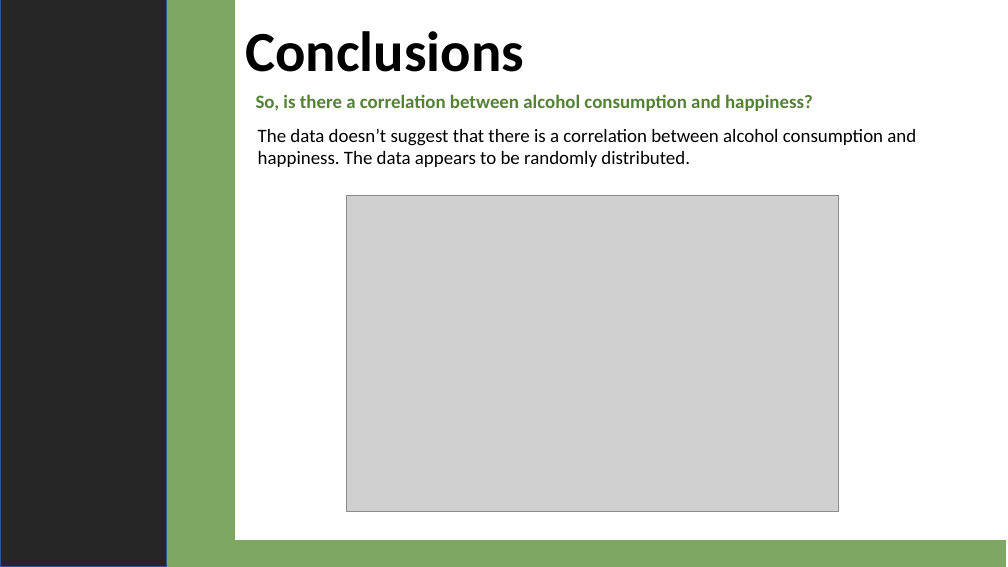
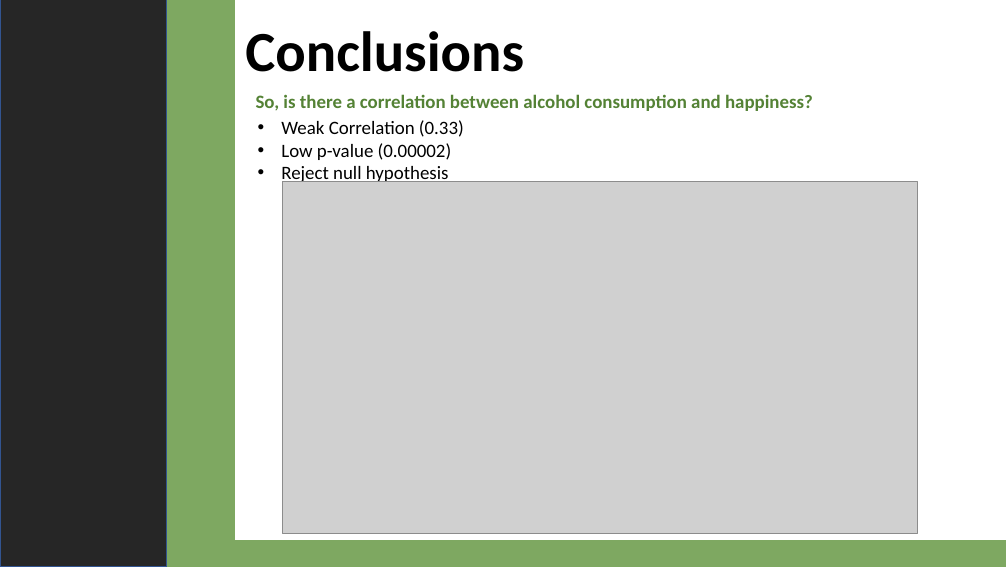
Before and after one commit to 4d4m43/DrinkAndBeHapPY, a slide deck: slide 18 of For Submittal/DrinkandBeHappyFinal.pptx. Drawn at 1008x567 pixels with LibreOffice and Linux fonts; fonts in the diff are those of the drawing; grey boxes stand for pictures. Boxes give left, top, right and bottom in pixels: in the first picture for what was removed or moved away, otherwise in the second. Text is boxed around its words. In the diff, an @@ line names an element or a change of style, - is before the commit and + after.

Commit message:
updated ppt

```diff
--- a/For Submittal/DrinkandBeHappyFinal.pptx
+++ b/For Submittal/DrinkandBeHappyFinal.pptx
@@ text at box(281, 120, 464, 185): text changed @@
-  The data doesn’t suggest that there is a correlation between alcohol consumption and happiness. The data appears to be randomly distributed.
+  • Weak Correlation (0.33)
+  • Low p-value (0.00002)
+  • Reject null hypothesis
@@ picture: place and size @@
-picture at box(347, 195, 839, 512)
+picture at box(282, 182, 917, 534)
```
Also in this commit, not shown: 2 other files.
